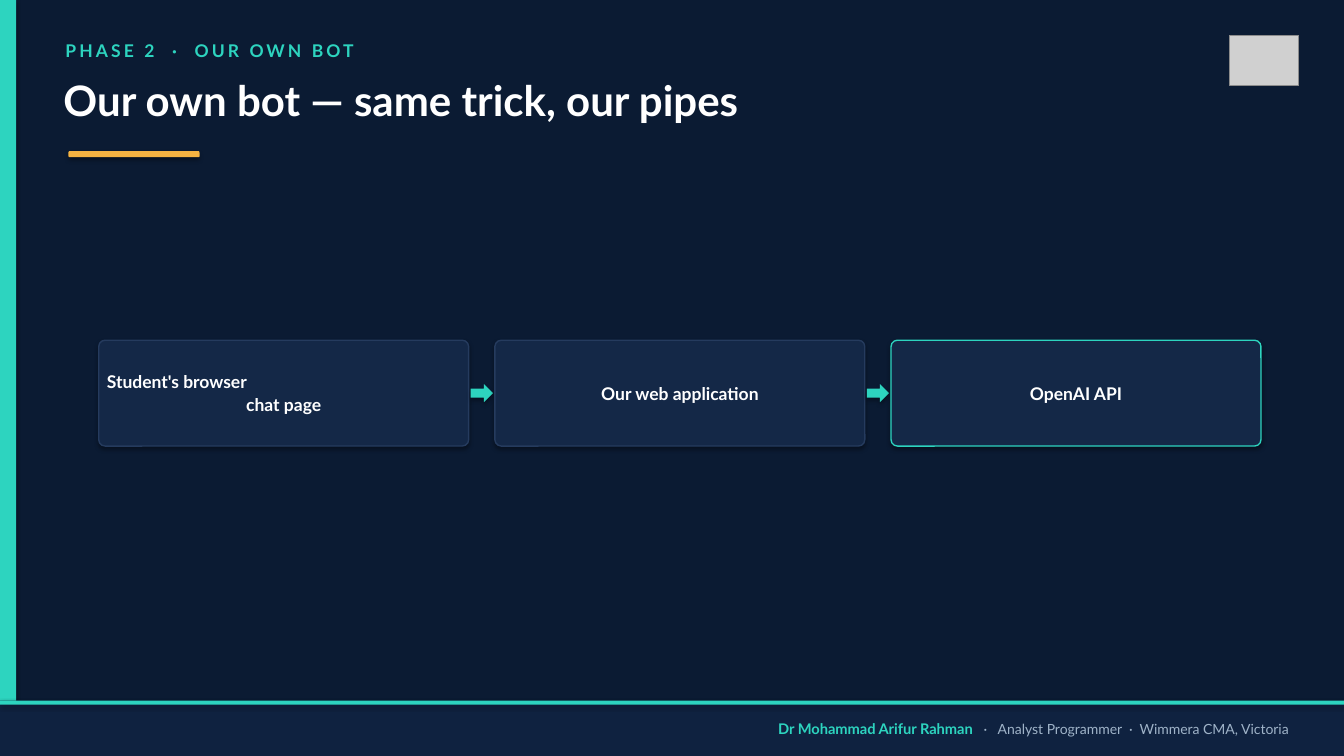
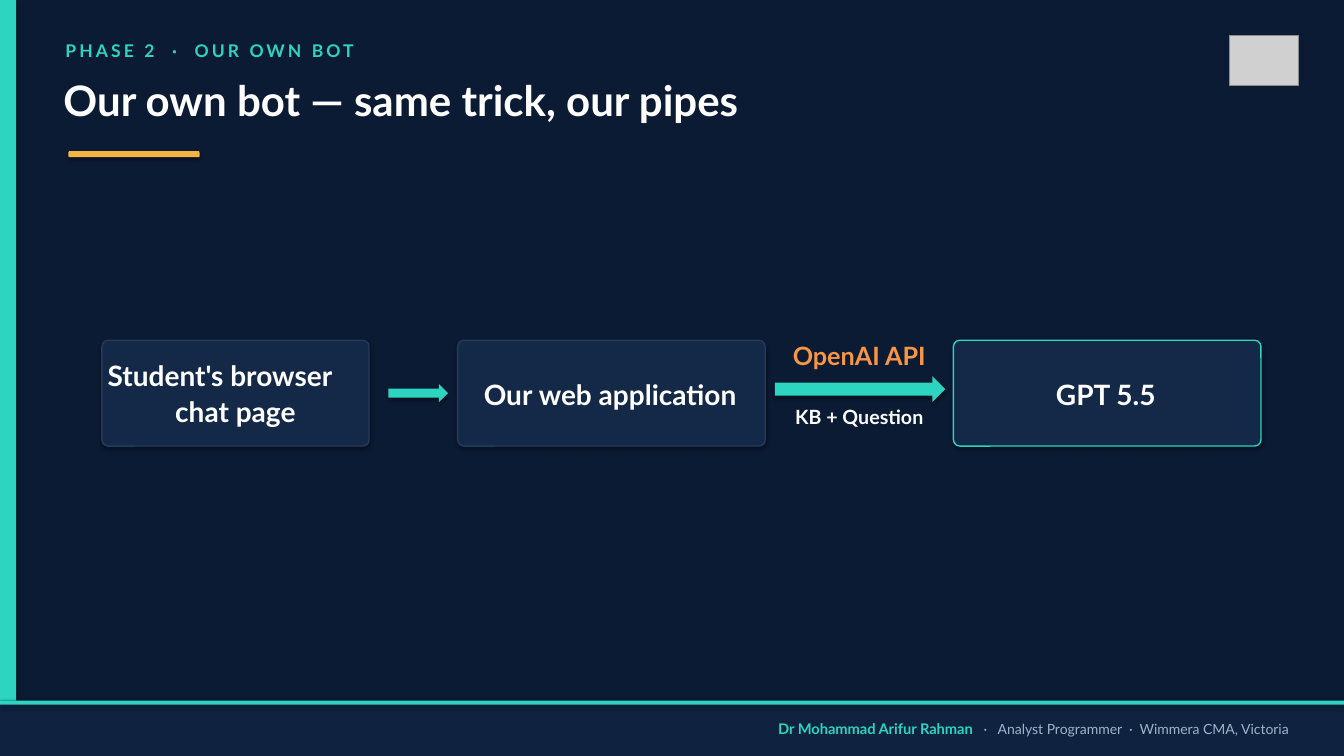
Before and after one commit to arifwcma/induction, a slide deck: slide 4 of lecture/deck.pptx. Drawn at 1344x756 pixels with LibreOffice and Linux fonts; fonts in the diff are those of the drawing; grey boxes stand for pictures. Boxes give left, top, right and bottom in pixels: in the first picture for what was removed or moved away, otherwise in the second. Text is boxed around its words. In the diff, an @@ line names an element or a change of style, - is before the commit and + after.

```diff
--- a/lecture/deck.pptx
+++ b/lecture/deck.pptx
@@ rounded rectangle: place and size @@
-rounded rectangle at [99,341,469,447]
+rounded rectangle at [102,341,369,447]
@@ text "Student's browser chat page" at [108,365,332,427]: size 12.5 to 20 pt @@
@@ text "Student's browser chat page": place and size @@
-text "Student's browser chat page" at [107,375,321,414]
+text "Student's browser chat page" at [108,365,332,427]
@@ rounded rectangle: place and size @@
-rounded rectangle at [495,341,865,447]
+rounded rectangle at [458,341,765,447]
@@ text "OpenAI API": place and size @@
-text "OpenAI API" at [1030,387,1122,403]
+text "OpenAI API" at [793,346,926,370]
@@ text "OpenAI API" at [793,346,926,370]: size 12.5 to 18 pt, text colour #FFFFFF to #F79646; line spacing 1.08 to 1; vertical alignment middle to top @@
@@ rounded rectangle: place and size @@
-rounded rectangle at [891,341,1261,447]
+rounded rectangle at [954,341,1261,447]
@@ right arrow: place and size @@
-right arrow at [471,384,493,402]
+right arrow at [388,384,448,402]
@@ text "Our web application": place and size @@
-text "Our web application" at [601,387,759,403]
+text "Our web application" at [484,384,737,410]
@@ text "Our web application" at [484,384,737,410]: size 12.5 to 20 pt @@
@@ right arrow: place and size @@
-right arrow at [867,384,889,402]
+right arrow at [775,376,946,402]
@@ text added at [1056,384,1155,406], 20 pt, text #FFFFFF, bold @@
+GPT 5.5
@@ text added at [795,409,923,427], 14 pt, text #FFFFFF, bold @@
+KB + Question
```
Also in this commit, not shown: 14 other slides changed, 1 slide added, 1 other file.
